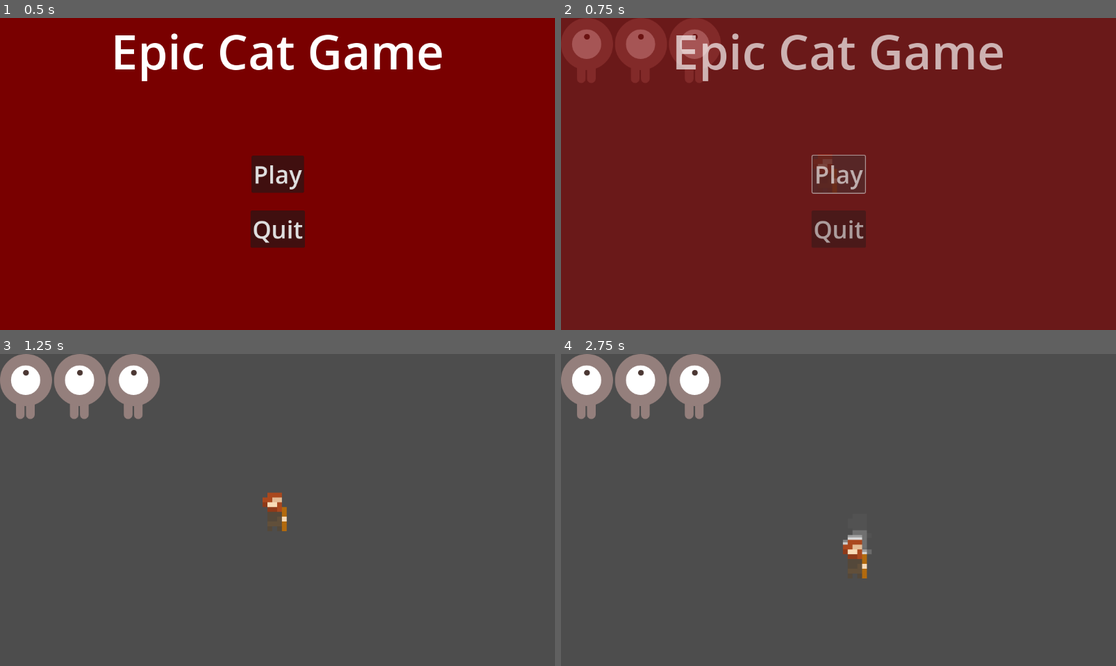
Above: before the commit, frames 1-4 (two rows, left to right).
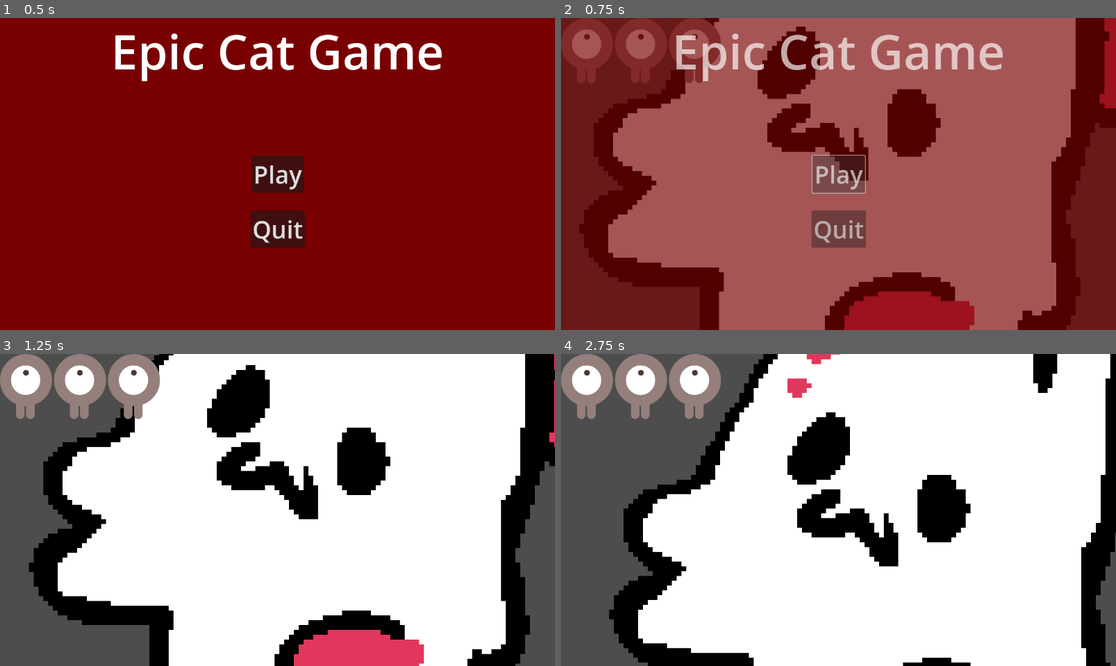
Above: after the commit, the same moments.

Repository: miyo6032/ProjectGodotWild63
Game: Godot game, scene res://scenes/main.tscn
The game is run twice, just before and just after one commit, with the same random seed, the same clock (stepped at 60 frames per second) and the same inputs.
Inputs:
- Up to frame 1 (0.5 s): no input
- Up to frame 2 (0.75 s): click "Play" at 0.5 s
- Up to frame 3 (1.25 s): no input
- Up to frame 4 (2.75 s): tap Enter at 1.25 s; hold Right (attack_right) 1.28-2.03 s; tap Tab at 1.35, 2.1 s; hold Down (attack_down) from 2.03 s (still down)

Frame 1 is identical in both runs. In frame 2, 78% of the frame differs, in the area x 3-100%, y 0-100%; in frame 3, 81%, in the area x 5-100%, y 0-100%; in frame 4, 80%.

Commit message:
player animations

Diff:
--- a/scenes/player.tscn
+++ b/scenes/player.tscn
@@ -1,10 +1,733 @@
-[gd_scene load_steps=30 format=3 uid="uid://bfellyq050wl2"]
+[gd_scene load_steps=135 format=3 uid="uid://bfellyq050wl2"]
 
 [ext_resource type="Shader" path="res://scenes/dash_ghost.gdshader" id="1_t2haf"]
 [ext_resource type="Script" path="res://scenes/Player.gd" id="1_ymphj"]
 [ext_resource type="PackedScene" uid="uid://bx6d4ld436h0x" path="res://scenes/dash_ghost.tscn" id="2_1njyu"]
 [ext_resource type="Texture2D" uid="uid://cbxbj80ex1jk2" path="res://prototype2/art/ascetic.png" id="2_m4ij7"]
+[ext_resource type="Texture2D" uid="uid://dbgbrqf7s7115" path="res://graphics/player/attack_down.png" id="3_veoca"]
+[ext_resource type="Texture2D" uid="uid://cynp1p28btu11" path="res://graphics/player/attack_left.png" id="4_5sfjn"]
+[ext_resource type="Texture2D" uid="uid://cm8epl6lytwgf" path="res://graphics/player/attack_right.png" id="5_sbf8i"]
 [ext_resource type="Script" path="res://prototype/scenes/Damageable.gd" id="6_443uu"]
+[ext_resource type="Texture2D" uid="uid://brqhpq8l8egvl" path="res://graphics/player/attack_up.png" id="6_qstii"]
+[ext_resource type="Texture2D" uid="uid://dl7n8ckq83a3f" path="res://graphics/player/run_down.png" id="7_djs83"]
+[ext_resource type="Texture2D" uid="uid://0wq7ksmvocuk" path="res://graphics/player/run_left.png" id="8_gi2md"]
+[ext_resource type="Texture2D" uid="uid://dln0s4c1q8p2i" path="res://graphics/player/run_right.png" id="9_xnpdb"]
+[ext_resource type="Texture2D" uid="uid://vaybf1b7rhhb" path="res://graphics/player/run_up.png" id="10_moxaj"]
+
+[sub_resource type="AtlasTexture" id="AtlasTexture_vs30k"]
+atlas = ExtResource("3_veoca")
+region = Rect2(0, 0, 200, 200)
+
+[sub_resource type="AtlasTexture" id="AtlasTexture_panmf"]
+atlas = ExtResource("3_veoca")
+region = Rect2(200, 0, 200, 200)
+
+[sub_resource type="AtlasTexture" id="AtlasTexture_b72a5"]
+atlas = ExtResource("3_veoca")
+region = Rect2(400, 0, 200, 200)
+
+[sub_resource type="AtlasTexture" id="AtlasTexture_58rtt"]
+atlas = ExtResource("3_veoca")
+region = Rect2(600, 0, 200, 200)
+
+[sub_resource type="AtlasTexture" id="AtlasTexture_1ipdw"]
+atlas = ExtResource("3_veoca")
+region = Rect2(800, 0, 200, 200)
+
+[sub_resource type="AtlasTexture" id="AtlasTexture_5n8ey"]
+atlas = ExtResource("3_veoca")
+region = Rect2(1000, 0, 200, 200)
+
+[sub_resource type="AtlasTexture" id="AtlasTexture_f5g23"]
+atlas = ExtResource("3_veoca")
+region = Rect2(1200, 0, 200, 200)
+
+[sub_resource type="AtlasTexture" id="AtlasTexture_qfcrt"]
+atlas = ExtResource("3_veoca")
+region = Rect2(1400, 0, 200, 200)
+
+[sub_resource type="AtlasTexture" id="AtlasTexture_j2hde"]
+atlas = ExtResource("3_veoca")
+region = Rect2(1600, 0, 200, 200)
+
+[sub_resource type="AtlasTexture" id="AtlasTexture_l36be"]
+atlas = ExtResource("3_veoca")
+region = Rect2(1800, 0, 200, 200)
+
+[sub_resource type="AtlasTexture" id="AtlasTexture_4cp30"]
+atlas = ExtResource("3_veoca")
+region = Rect2(2000, 0, 200, 200)
+
+[sub_resource type="AtlasTexture" id="AtlasTexture_u6vsl"]
+atlas = ExtResource("3_veoca")
+region = Rect2(2200, 0, 200, 200)
+
+[sub_resource type="AtlasTexture" id="AtlasTexture_g1q8c"]
+atlas = ExtResource("4_5sfjn")
+region = Rect2(0, 0, 200, 200)
+
+[sub_resource type="AtlasTexture" id="AtlasTexture_fsjbn"]
+atlas = ExtResource("4_5sfjn")
+region = Rect2(200, 0, 200, 200)
+
+[sub_resource type="AtlasTexture" id="AtlasTexture_8iiaf"]
+atlas = ExtResource("4_5sfjn")
+region = Rect2(400, 0, 200, 200)
+
+[sub_resource type="AtlasTexture" id="AtlasTexture_7ivsx"]
+atlas = ExtResource("4_5sfjn")
+region = Rect2(600, 0, 200, 200)
+
+[sub_resource type="AtlasTexture" id="AtlasTexture_ewptb"]
+atlas = ExtResource("4_5sfjn")
+region = Rect2(800, 0, 200, 200)
+
+[sub_resource type="AtlasTexture" id="AtlasTexture_6lkb2"]
+atlas = ExtResource("4_5sfjn")
+region = Rect2(1000, 0, 200, 200)
+
+[sub_resource type="AtlasTexture" id="AtlasTexture_ewrwu"]
+atlas = ExtResource("4_5sfjn")
+region = Rect2(1200, 0, 200, 200)
+
+[sub_resource type="AtlasTexture" id="AtlasTexture_1u15v"]
+atlas = ExtResource("4_5sfjn")
+region = Rect2(1400, 0, 200, 200)
+
+[sub_resource type="AtlasTexture" id="AtlasTexture_pqv3l"]
+atlas = ExtResource("4_5sfjn")
+region = Rect2(1600, 0, 200, 200)
+
+[sub_resource type="AtlasTexture" id="AtlasTexture_7uhiw"]
+atlas = ExtResource("4_5sfjn")
+region = Rect2(1800, 0, 200, 200)
+
+[sub_resource type="AtlasTexture" id="AtlasTexture_j63pa"]
+atlas = ExtResource("4_5sfjn")
+region = Rect2(2000, 0, 200, 200)
+
+[sub_resource type="AtlasTexture" id="AtlasTexture_wdlw5"]
+atlas = ExtResource("4_5sfjn")
+region = Rect2(2200, 0, 200, 200)
+
+[sub_resource type="AtlasTexture" id="AtlasTexture_5hvbs"]
+atlas = ExtResource("5_sbf8i")
+region = Rect2(0, 0, 200, 200)
+
+[sub_resource type="AtlasTexture" id="AtlasTexture_errj4"]
+atlas = ExtResource("5_sbf8i")
+region = Rect2(200, 0, 200, 200)
+
+[sub_resource type="AtlasTexture" id="AtlasTexture_0fi8p"]
+atlas = ExtResource("5_sbf8i")
+region = Rect2(400, 0, 200, 200)
+
+[sub_resource type="AtlasTexture" id="AtlasTexture_5dg7u"]
+atlas = ExtResource("5_sbf8i")
+region = Rect2(600, 0, 200, 200)
+
+[sub_resource type="AtlasTexture" id="AtlasTexture_jmagq"]
+atlas = ExtResource("5_sbf8i")
+region = Rect2(800, 0, 200, 200)
+
+[sub_resource type="AtlasTexture" id="AtlasTexture_qlaad"]
+atlas = ExtResource("5_sbf8i")
+region = Rect2(1000, 0, 200, 200)
+
+[sub_resource type="AtlasTexture" id="AtlasTexture_x757i"]
+atlas = ExtResource("5_sbf8i")
+region = Rect2(1200, 0, 200, 200)
+
+[sub_resource type="AtlasTexture" id="AtlasTexture_w2w5i"]
+atlas = ExtResource("5_sbf8i")
+region = Rect2(1400, 0, 200, 200)
+
+[sub_resource type="AtlasTexture" id="AtlasTexture_vg3o2"]
+atlas = ExtResource("5_sbf8i")
+region = Rect2(1600, 0, 200, 200)
+
+[sub_resource type="AtlasTexture" id="AtlasTexture_nelg7"]
+atlas = ExtResource("5_sbf8i")
+region = Rect2(1800, 0, 200, 200)
+
+[sub_resource type="AtlasTexture" id="AtlasTexture_3yoay"]
+atlas = ExtResource("5_sbf8i")
+region = Rect2(2000, 0, 200, 200)
+
+[sub_resource type="AtlasTexture" id="AtlasTexture_whjji"]
+atlas = ExtResource("5_sbf8i")
+region = Rect2(2200, 0, 200, 200)
+
+[sub_resource type="AtlasTexture" id="AtlasTexture_o4u78"]
+atlas = ExtResource("6_qstii")
+region = Rect2(0, 0, 200, 200)
+
+[sub_resource type="AtlasTexture" id="AtlasTexture_0qfsa"]
+atlas = ExtResource("6_qstii")
+region = Rect2(200, 0, 200, 200)
+
+[sub_resource type="AtlasTexture" id="AtlasTexture_qeup6"]
+atlas = ExtResource("6_qstii")
+region = Rect2(400, 0, 200, 200)
+
+[sub_resource type="AtlasTexture" id="AtlasTexture_a32d8"]
+atlas = ExtResource("6_qstii")
+region = Rect2(600, 0, 200, 200)
+
+[sub_resource type="AtlasTexture" id="AtlasTexture_eot0d"]
+atlas = ExtResource("6_qstii")
+region = Rect2(800, 0, 200, 200)
+
+[sub_resource type="AtlasTexture" id="AtlasTexture_8of3b"]
+atlas = ExtResource("6_qstii")
+region = Rect2(1000, 0, 200, 200)
+
+[sub_resource type="AtlasTexture" id="AtlasTexture_hl76g"]
+atlas = ExtResource("6_qstii")
+region = Rect2(1200, 0, 200, 200)
+
+[sub_resource type="AtlasTexture" id="AtlasTexture_jihuk"]
+atlas = ExtResource("6_qstii")
+region = Rect2(1400, 0, 200, 200)
+
+[sub_resource type="AtlasTexture" id="AtlasTexture_t60v1"]
+atlas = ExtResource("6_qstii")
+region = Rect2(1600, 0, 200, 200)
+
+[sub_resource type="AtlasTexture" id="AtlasTexture_jgo2a"]
+atlas = ExtResource("6_qstii")
+region = Rect2(1800, 0, 200, 200)
+
+[sub_resource type="AtlasTexture" id="AtlasTexture_6bjx0"]
+atlas = ExtResource("6_qstii")
+region = Rect2(2000, 0, 200, 200)
+
+[sub_resource type="AtlasTexture" id="AtlasTexture_34add"]
+atlas = ExtResource("6_qstii")
+region = Rect2(2200, 0, 200, 200)
+
+[sub_resource type="AtlasTexture" id="AtlasTexture_u1kv4"]
+atlas = ExtResource("7_djs83")
+region = Rect2(0, 0, 200, 200)
+
+[sub_resource type="AtlasTexture" id="AtlasTexture_t5ajr"]
+atlas = ExtResource("7_djs83")
+region = Rect2(200, 0, 200, 200)
+
+[sub_resource type="AtlasTexture" id="AtlasTexture_ccrim"]
+atlas = ExtResource("7_djs83")
+region = Rect2(400, 0, 200, 200)
+
+[sub_resource type="AtlasTexture" id="AtlasTexture_lm7ux"]
+atlas = ExtResource("7_djs83")
+region = Rect2(600, 0, 200, 200)
+
+[sub_resource type="AtlasTexture" id="AtlasTexture_rwxk7"]
+atlas = ExtResource("7_djs83")
+region = Rect2(800, 0, 200, 200)
+
+[sub_resource type="AtlasTexture" id="AtlasTexture_dgwed"]
+atlas = ExtResource("7_djs83")
+region = Rect2(1000, 0, 200, 200)
+
+[sub_resource type="AtlasTexture" id="AtlasTexture_wf2lg"]
+atlas = ExtResource("7_djs83")
+region = Rect2(1200, 0, 200, 200)
+
+[sub_resource type="AtlasTexture" id="AtlasTexture_erlmb"]
+atlas = ExtResource("7_djs83")
+region = Rect2(1400, 0, 200, 200)
+
+[sub_resource type="AtlasTexture" id="AtlasTexture_ufflx"]
+atlas = ExtResource("7_djs83")
+region = Rect2(1600, 0, 200, 200)
+
+[sub_resource type="AtlasTexture" id="AtlasTexture_q0dxf"]
+atlas = ExtResource("7_djs83")
+region = Rect2(1800, 0, 200, 200)
+
+[sub_resource type="AtlasTexture" id="AtlasTexture_hek6p"]
+atlas = ExtResource("7_djs83")
+region = Rect2(2000, 0, 200, 200)
+
+[sub_resource type="AtlasTexture" id="AtlasTexture_ikden"]
+atlas = ExtResource("7_djs83")
+region = Rect2(2200, 0, 200, 200)
+
+[sub_resource type="AtlasTexture" id="AtlasTexture_qp0d1"]
+atlas = ExtResource("8_gi2md")
+region = Rect2(0, 0, 200, 200)
+
+[sub_resource type="AtlasTexture" id="AtlasTexture_0fct7"]
+atlas = ExtResource("8_gi2md")
+region = Rect2(200, 0, 200, 200)
+
+[sub_resource type="AtlasTexture" id="AtlasTexture_8swdk"]
+atlas = ExtResource("8_gi2md")
+region = Rect2(400, 0, 200, 200)
+
+[sub_resource type="AtlasTexture" id="AtlasTexture_43i1c"]
+atlas = ExtResource("8_gi2md")
+region = Rect2(600, 0, 200, 200)
+
+[sub_resource type="AtlasTexture" id="AtlasTexture_15dmj"]
+atlas = ExtResource("8_gi2md")
+region = Rect2(800, 0, 200, 200)
+
+[sub_resource type="AtlasTexture" id="AtlasTexture_1rtdq"]
+atlas = ExtResource("8_gi2md")
+region = Rect2(1000, 0, 200, 200)
+
+[sub_resource type="AtlasTexture" id="AtlasTexture_kyrcm"]
+atlas = ExtResource("8_gi2md")
+region = Rect2(1200, 0, 200, 200)
+
+[sub_resource type="AtlasTexture" id="AtlasTexture_u04sb"]
+atlas = ExtResource("8_gi2md")
+region = Rect2(1400, 0, 200, 200)
+
+[sub_resource type="AtlasTexture" id="AtlasTexture_poc8l"]
+atlas = ExtResource("8_gi2md")
+region = Rect2(1600, 0, 200, 200)
+
+[sub_resource type="AtlasTexture" id="AtlasTexture_5qp40"]
+atlas = ExtResource("8_gi2md")
+region = Rect2(1800, 0, 200, 200)
+
+[sub_resource type="AtlasTexture" id="AtlasTexture_0ucn5"]
+atlas = ExtResource("8_gi2md")
+region = Rect2(2000, 0, 200, 200)
+
+[sub_resource type="AtlasTexture" id="AtlasTexture_iqjy7"]
+atlas = ExtResource("8_gi2md")
+region = Rect2(2200, 0, 200, 200)
+
+[sub_resource type="AtlasTexture" id="AtlasTexture_h13ml"]
+atlas = ExtResource("9_xnpdb")
+region = Rect2(0, 0, 200, 200)
+
+[sub_resource type="AtlasTexture" id="AtlasTexture_dm76e"]
+atlas = ExtResource("9_xnpdb")
+region = Rect2(200, 0, 200, 200)
+
+[sub_resource type="AtlasTexture" id="AtlasTexture_jep3b"]
+atlas = ExtResource("9_xnpdb")
+region = Rect2(400, 0, 200, 200)
+
+[sub_resource type="AtlasTexture" id="AtlasTexture_x5um7"]
+atlas = ExtResource("9_xnpdb")
+region = Rect2(600, 0, 200, 200)
+
+[sub_resource type="AtlasTexture" id="AtlasTexture_0batk"]
+atlas = ExtResource("9_xnpdb")
+region = Rect2(800, 0, 200, 200)
+
+[sub_resource type="AtlasTexture" id="AtlasTexture_ei011"]
+atlas = ExtResource("9_xnpdb")
+region = Rect2(1000, 0, 200, 200)
+
+[sub_resource type="AtlasTexture" id="AtlasTexture_ydr4l"]
+atlas = ExtResource("9_xnpdb")
+region = Rect2(1200, 0, 200, 200)
+
+[sub_resource type="AtlasTexture" id="AtlasTexture_d4jkm"]
+atlas = ExtResource("9_xnpdb")
+region = Rect2(1400, 0, 200, 200)
+
+[sub_resource type="AtlasTexture" id="AtlasTexture_1xalv"]
+atlas = ExtResource("9_xnpdb")
+region = Rect2(1600, 0, 200, 200)
+
+[sub_resource type="AtlasTexture" id="AtlasTexture_0mm0y"]
+atlas = ExtResource("9_xnpdb")
+region = Rect2(1800, 0, 200, 200)
+
+[sub_resource type="AtlasTexture" id="AtlasTexture_pxqp1"]
+atlas = ExtResource("9_xnpdb")
+region = Rect2(2000, 0, 200, 200)
+
+[sub_resource type="AtlasTexture" id="AtlasTexture_g3ssa"]
+atlas = ExtResource("9_xnpdb")
+region = Rect2(2200, 0, 200, 200)
+
+[sub_resource type="AtlasTexture" id="AtlasTexture_o8e67"]
+atlas = ExtResource("10_moxaj")
+region = Rect2(0, 0, 200, 200)
+
+[sub_resource type="AtlasTexture" id="AtlasTexture_wnmys"]
+atlas = ExtResource("10_moxaj")
+region = Rect2(200, 0, 200, 200)
+
+[sub_resource type="AtlasTexture" id="AtlasTexture_a7lnj"]
+atlas = ExtResource("10_moxaj")
+region = Rect2(400, 0, 200, 200)
+
+[sub_resource type="AtlasTexture" id="AtlasTexture_4g4nb"]
+atlas = ExtResource("10_moxaj")
+region = Rect2(600, 0, 200, 200)
+
+[sub_resource type="AtlasTexture" id="AtlasTexture_w3j17"]
+atlas = ExtResource("10_moxaj")
+region = Rect2(800, 0, 200, 200)
+
+[sub_resource type="AtlasTexture" id="AtlasTexture_nmist"]
+atlas = ExtResource("10_moxaj")
+region = Rect2(1000, 0, 200, 200)
+
+[sub_resource type="AtlasTexture" id="AtlasTexture_83w8n"]
+atlas = ExtResource("10_moxaj")
+region = Rect2(1200, 0, 200, 200)
+
+[sub_resource type="AtlasTexture" id="AtlasTexture_4d2m3"]
+atlas = ExtResource("10_moxaj")
+region = Rect2(1400, 0, 200, 200)
+
+[sub_resource type="AtlasTexture" id="AtlasTexture_ftml7"]
+atlas = ExtResource("10_moxaj")
+region = Rect2(1600, 0, 200, 200)
+
+[sub_resource type="AtlasTexture" id="AtlasTexture_0hf6a"]
+atlas = ExtResource("10_moxaj")
+region = Rect2(1800, 0, 200, 200)
+
+[sub_resource type="AtlasTexture" id="AtlasTexture_qs2qm"]
+atlas = ExtResource("10_moxaj")
+region = Rect2(2000, 0, 200, 200)
+
+[sub_resource type="AtlasTexture" id="AtlasTexture_3k3k0"]
+atlas = ExtResource("10_moxaj")
+region = Rect2(2200, 0, 200, 200)
+
+[sub_resource type="SpriteFrames" id="SpriteFrames_wdxrx"]
+animations = [{
+"frames": [{
+"duration": 1.0,
+"texture": SubResource("AtlasTexture_vs30k")
+}, {
+"duration": 1.0,
+"texture": SubResource("AtlasTexture_panmf")
+}, {
+"duration": 1.0,
+"texture": SubResource("AtlasTexture_b72a5")
+}, {
+"duration": 1.0,
+"texture": SubResource("AtlasTexture_58rtt")
+}, {
+"duration": 1.0,
+"texture": SubResource("AtlasTexture_1ipdw")
+}, {
+"duration": 1.0,
+"texture": SubResource("AtlasTexture_5n8ey")
+}, {
+"duration": 1.0,
+"texture": SubResource("AtlasTexture_f5g23")
+}, {
+"duration": 1.0,
+"texture": SubResource("AtlasTexture_qfcrt")
+}, {
+"duration": 1.0,
+"texture": SubResource("AtlasTexture_j2hde")
+}, {
+"duration": 1.0,
+"texture": SubResource("AtlasTexture_l36be")
+}, {
+"duration": 1.0,
+"texture": SubResource("AtlasTexture_4cp30")
+}, {
+"duration": 1.0,
+"texture": SubResource("AtlasTexture_u6vsl")
+}],
+"loop": true,
+"name": &"attack_down",
+"speed": 24.0
+}, {
+"frames": [{
+"duration": 1.0,
+"texture": SubResource("AtlasTexture_g1q8c")
+}, {
+"duration": 1.0,
+"texture": SubResource("AtlasTexture_fsjbn")
+}, {
+"duration": 1.0,
+"texture": SubResource("AtlasTexture_8iiaf")
+}, {
+"duration": 1.0,
+"texture": SubResource("AtlasTexture_7ivsx")
+}, {
+"duration": 1.0,
+"texture": SubResource("AtlasTexture_ewptb")
+}, {
+"duration": 1.0,
+"texture": SubResource("AtlasTexture_6lkb2")
+}, {
+"duration": 1.0,
+"texture": SubResource("AtlasTexture_ewrwu")
+}, {
+"duration": 1.0,
+"texture": SubResource("AtlasTexture_1u15v")
+}, {
+"duration": 1.0,
+"texture": SubResource("AtlasTexture_pqv3l")
+}, {
+"duration": 1.0,
+"texture": SubResource("AtlasTexture_7uhiw")
+}, {
+"duration": 1.0,
+"texture": SubResource("AtlasTexture_j63pa")
+}, {
+"duration": 1.0,
+"texture": SubResource("AtlasTexture_wdlw5")
+}],
+"loop": true,
+"name": &"attack_left",
+"speed": 24.0
+}, {
+"frames": [{
+"duration": 1.0,
+"texture": SubResource("AtlasTexture_5hvbs")
+}, {
+"duration": 1.0,
+"texture": SubResource("AtlasTexture_errj4")
+}, {
+"duration": 1.0,
+"texture": SubResource("AtlasTexture_0fi8p")
+}, {
+"duration": 1.0,
+"texture": SubResource("AtlasTexture_5dg7u")
+}, {
+"duration": 1.0,
+"texture": SubResource("AtlasTexture_jmagq")
+}, {
+"duration": 1.0,
+"texture": SubResource("AtlasTexture_qlaad")
+}, {
+"duration": 1.0,
+"texture": SubResource("AtlasTexture_x757i")
+}, {
+"duration": 1.0,
+"texture": SubResource("AtlasTexture_w2w5i")
+}, {
+"duration": 1.0,
+"texture": SubResource("AtlasTexture_vg3o2")
+}, {
+"duration": 1.0,
+"texture": SubResource("AtlasTexture_nelg7")
+}, {
+"duration": 1.0,
+"texture": SubResource("AtlasTexture_3yoay")
+}, {
+"duration": 1.0,
+"texture": SubResource("AtlasTexture_whjji")
+}],
+"loop": true,
+"name": &"attack_right",
+"speed": 24.0
+}, {
+"frames": [{
+"duration": 1.0,
+"texture": SubResource("AtlasTexture_o4u78")
+}, {
+"duration": 1.0,
+"texture": SubResource("AtlasTexture_0qfsa")
+}, {
+"duration": 1.0,
+"texture": SubResource("AtlasTexture_qeup6")
+}, {
+"duration": 1.0,
+"texture": SubResource("AtlasTexture_a32d8")
+}, {
+"duration": 1.0,
+"texture": SubResource("AtlasTexture_eot0d")
+}, {
+"duration": 1.0,
+"texture": SubResource("AtlasTexture_8of3b")
+}, {
+"duration": 1.0,
+"texture": SubResource("AtlasTexture_hl76g")
+}, {
+"duration": 1.0,
+"texture": SubResource("AtlasTexture_jihuk")
+}, {
+"duration": 1.0,
+"texture": SubResource("AtlasTexture_t60v1")
+}, {
+"duration": 1.0,
+"texture": SubResource("AtlasTexture_jgo2a")
+}, {
+"duration": 1.0,
+"texture": SubResource("AtlasTexture_6bjx0")
+}, {
+"duration": 1.0,
+"texture": SubResource("AtlasTexture_34add")
+}],
+"loop": true,
+"name": &"attack_up",
+"speed": 24.0
+}, {
+"frames": [{
+"duration": 1.0,
+"texture": SubResource("AtlasTexture_u1kv4")
+}, {
+"duration": 1.0,
+"texture": SubResource("AtlasTexture_t5ajr")
+}, {
+"duration": 1.0,
+"texture": SubResource("AtlasTexture_ccrim")
+}, {
+"duration": 1.0,
+"texture": SubResource("AtlasTexture_lm7ux")
+}, {
+"duration": 1.0,
+"texture": SubResource("AtlasTexture_rwxk7")
+}, {
+"duration": 1.0,
+"texture": SubResource("AtlasTexture_dgwed")
+}, {
+"duration": 1.0,
+"texture": SubResource("AtlasTexture_wf2lg")
+}, {
+"duration": 1.0,
+"texture": SubResource("AtlasTexture_erlmb")
+}, {
+"duration": 1.0,
+"texture": SubResource("AtlasTexture_ufflx")
+}, {
+"duration": 1.0,
+"texture": SubResource("AtlasTexture_q0dxf")
+}, {
+"duration": 1.0,
+"texture": SubResource("AtlasTexture_hek6p")
+}, {
+"duration": 1.0,
+"texture": SubResource("AtlasTexture_ikden")
+}],
+"loop": true,
+"name": &"run_down",
+"speed": 24.0
+}, {
+"frames": [{
+"duration": 1.0,
+"texture": SubResource("AtlasTexture_qp0d1")
+}, {
+"duration": 1.0,
+"texture": SubResource("AtlasTexture_0fct7")
+}, {
+"duration": 1.0,
+"texture": SubResource("AtlasTexture_8swdk")
+}, {
+"duration": 1.0,
+"texture": SubResource("AtlasTexture_43i1c")
+}, {
+"duration": 1.0,
+"texture": SubResource("AtlasTexture_15dmj")
+}, {
+"duration": 1.0,
+"texture": SubResource("AtlasTexture_1rtdq")
+}, {
+"duration": 1.0,
+"texture": SubResource("AtlasTexture_kyrcm")
+}, {
+"duration": 1.0,
+"texture": SubResource("AtlasTexture_u04sb")
+}, {
+"duration": 1.0,
+"texture": SubResource("AtlasTexture_poc8l")
+}, {
+"duration": 1.0,
+"texture": SubResource("AtlasTexture_5qp40")
+}, {
+"duration": 1.0,
+"texture": SubResource("AtlasTexture_0ucn5")
+}, {
+"duration": 1.0,
+"texture": SubResource("AtlasTexture_iqjy7")
+}],
+"loop": true,
+"name": &"run_left",
+"speed": 24.0
+}, {
+"frames": [{
+"duration": 1.0,
+"texture": SubResource("AtlasTexture_h13ml")
+}, {
+"duration": 1.0,
+"texture": SubResource("AtlasTexture_dm76e")
+}, {
+"duration": 1.0,
+"texture": SubResource("AtlasTexture_jep3b")
+}, {
+"duration": 1.0,
+"texture": SubResource("AtlasTexture_x5um7")
+}, {
+"duration": 1.0,
+"texture": SubResource("AtlasTexture_0batk")
+}, {
+"duration": 1.0,
+"texture": SubResource("AtlasTexture_ei011")
+}, {
+"duration": 1.0,
+"texture": SubResource("AtlasTexture_ydr4l")
+}, {
+"duration": 1.0,
+"texture": SubResource("AtlasTexture_d4jkm")
+}, {
+"duration": 1.0,
+"texture": SubResource("AtlasTexture_1xalv")
+}, {
+"duration": 1.0,
+"texture": SubResource("AtlasTexture_0mm0y")
+}, {
+"duration": 1.0,
+"texture": SubResource("AtlasTexture_pxqp1")
+}, {
+"duration": 1.0,
+"texture": SubResource("AtlasTexture_g3ssa")
+}],
+"loop": true,
+"name": &"run_right",
+"speed": 24.0
+}, {
+"frames": [{
+"duration": 1.0,
+"texture": SubResource("AtlasTexture_o8e67")
+}, {
+"duration": 1.0,
+"texture": SubResource("AtlasTexture_wnmys")
+}, {
+"duration": 1.0,
+"texture": SubResource("AtlasTexture_a7lnj")
+}, {
+"duration": 1.0,
+"texture": SubResource("AtlasTexture_4g4nb")
+}, {
+"duration": 1.0,
+"texture": SubResource("AtlasTexture_w3j17")
+}, {
+"duration": 1.0,
+"texture": SubResource("AtlasTexture_nmist")
+}, {
+"duration": 1.0,
+"texture": SubResource("AtlasTexture_83w8n")
+}, {
+"duration": 1.0,
+"texture": SubResource("AtlasTexture_4d2m3")
+}, {
+"duration": 1.0,
+"texture": SubResource("AtlasTexture_ftml7")
+}, {
+"duration": 1.0,
+"texture": SubResource("AtlasTexture_0hf6a")
+}, {
+"duration": 1.0,
+"texture": SubResource("AtlasTexture_qs2qm")
+}, {
+"duration": 1.0,
+"texture": SubResource("AtlasTexture_3k3k0")
+}],
+"loop": true,
+"name": &"run_up",
+"speed": 24.0
+}]
 
 [sub_resource type="ShaderMaterial" id="ShaderMaterial_5ogsj"]
 shader = ExtResource("1_t2haf")
@@ -394,13 +1117,17 @@
 dash_ghost_scene = ExtResource("2_1njyu")
 metadata/_edit_group_ = true
 
+[node name="AnimatedSprite2D2" type="AnimatedSprite2D" parent="."]
+texture_filter = 1
+sprite_frames = SubResource("SpriteFrames_wdxrx")
+animation = &"attack_left"
+
 [node name="AnimatedSprite2D" type="AnimatedSprite2D" parent="."]
+visible = false
 texture_filter = 1
 material = SubResource("ShaderMaterial_5ogsj")
 sprite_frames = SubResource("SpriteFrames_uo3ea")
-animation = &"walk"
-frame = 2
-frame_progress = 0.773385
+animation = &"die"
 
 [node name="CollisionShape2D" type="CollisionShape2D" parent="."]
 shape = SubResource("CapsuleShape2D_4chyv")
Binary file added: graphics/player/attack_down.png
Not shown, added: graphics/player/attack_down.png.import
Binary file added: graphics/player/attack_left.png
Not shown, added: graphics/player/attack_left.png.import
Binary file added: graphics/player/attack_right.png
Not shown, added: graphics/player/attack_right.png.import
Binary file added: graphics/player/attack_up.png
Not shown, added: graphics/player/attack_up.png.import
Binary file added: graphics/player/run_down.png
Not shown, added: graphics/player/run_down.png.import
Binary file added: graphics/player/run_left.png
Not shown, added: graphics/player/run_left.png.import
(and 4 more such lines)
